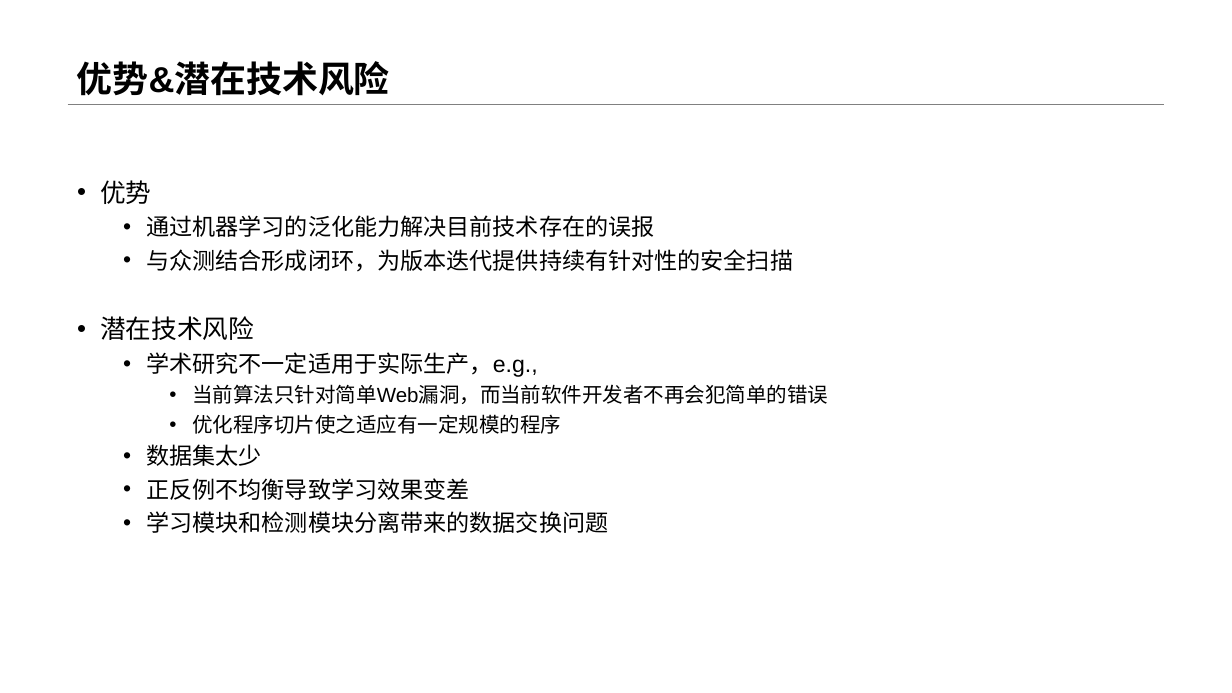
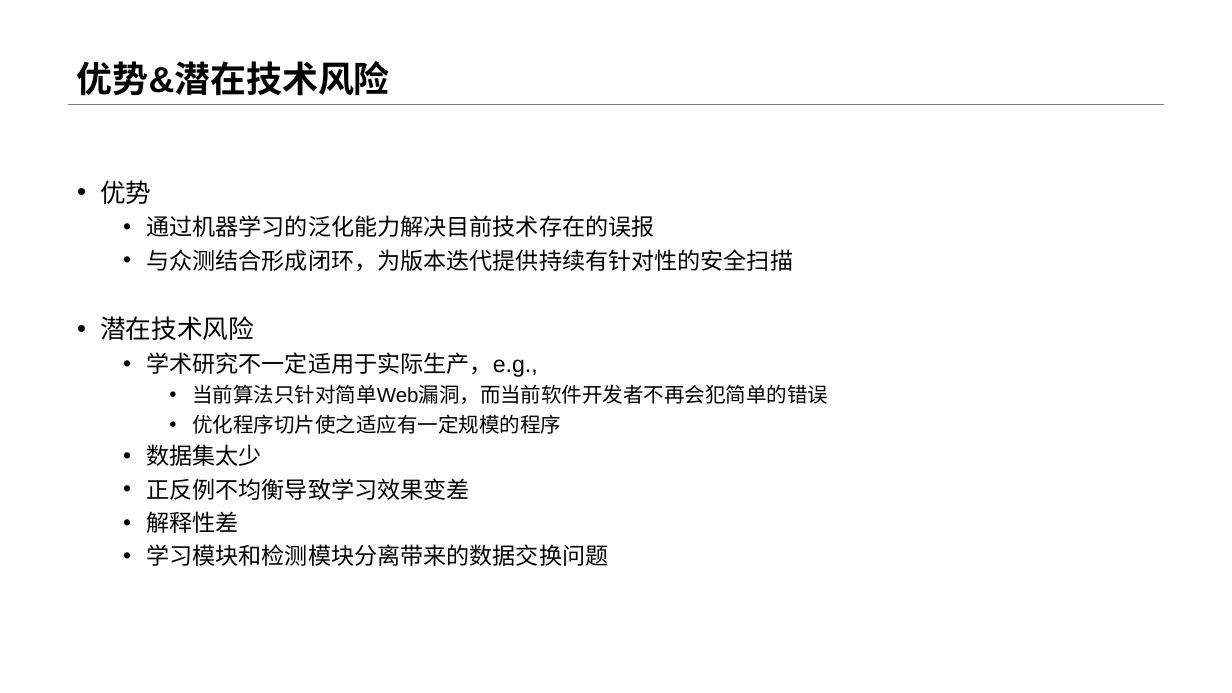
Before and after one commit to Anemone95/MLDetectVuln, a slide deck: slide 23 of 开题/基于深度学习的漏洞扫描系统.pptx (slide 22 before the commit). Drawn at 1232x693 pixels with LibreOffice and Linux fonts; fonts in the diff are those of the drawing. Boxes give left, top, right and bottom in pixels: in the first picture for what was removed or moved away, otherwise in the second. Text is boxed around its words. In the diff, an @@ line names an element or a change of style, - is before the commit and + after.

```diff
--- a/开题/基于深度学习的漏洞扫描系统.pptx
+++ b/开题/基于深度学习的漏洞扫描系统.pptx
@@ text at bbox=[146, 511, 238, 533]: paragraph added @@
+  • 解释性差
```
Also in this commit, not shown: 6 other slides changed, 2 slides added, 1 slide removed, 12 other files.
